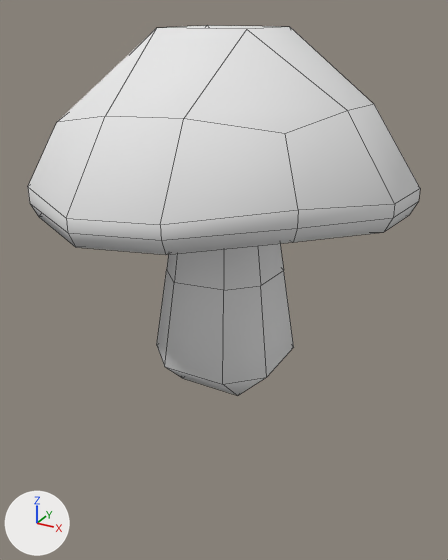
An edit to the OBJ model Assets/3D/Pilze/Pilz01.obj, drawn before and after from the same camera.
Rendered twice from a 50 mm lens placed at (1.52, -2.78, 0.96), pointed at (-0.01, 0.0, -0.43). The axes (+X, +Y, +Z) are drawn at lower left. The lights are the same throughout. The picture after the commit comes second. Mesh edges are drawn as thin lines. Where no turn or scale is listed for an object, it has been applied to the vertices.

In view in the first picture: 'Roundcube'.
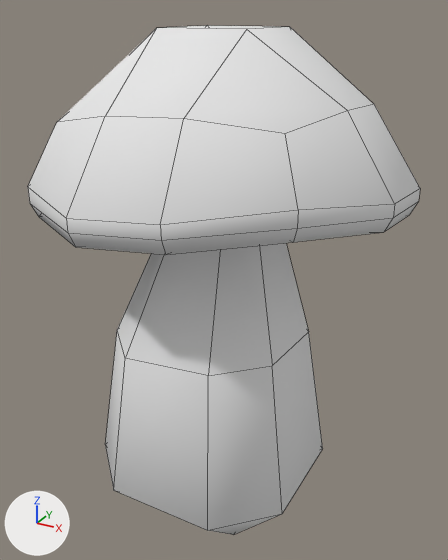
The newer file is also rescaled (x0.608), turned or shifted as a whole; pictures and numbers use the older file's frame.

Where the change shows, as pixel boxes [x1, y1, x2, y2] in the pictures (448 x 560 px; the box of a moved part takes in the faces that stretch with it):
'Roundcube', reshaped (38% taller)
    before: [28, 25, 420, 395]
    after: [28, 25, 420, 535]
part 1 of me_roundcube, moved or reshaped
    before: [157, 243, 294, 395]
    after: [105, 243, 323, 535]

What the commit changed:
me_roundcube is used by ob_roundcube; location (0.0, 0.0, 0.0).
me_roundcube had 108 vertices, 110 faces and spanned x -0.94..0.94, y -0.94..0.94, z -1.03..0.87.
me_roundcube now has 108 vertices, 110 faces and spans x -0.94..0.94, y -0.94..0.94, z -1.77..0.87.
me_roundcube part 1: all 20 vertices in x -0.36..0.36, y -0.36..0.36, z -1.03..-0.35 are scaled about their middle by 1.65, then moved by (0.0, -0.14, -0.52).
